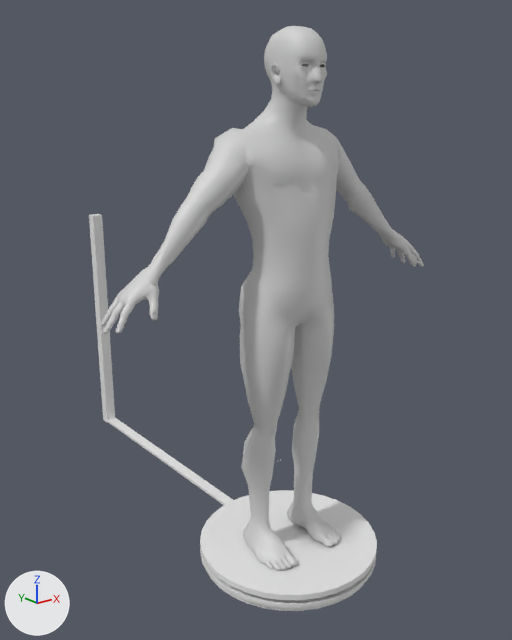
The Blender file Models/Model.blend: old version first, new version second.
Camera for both pictures: a 50 mm lens placed at (-2.84, -3.19, 3.02), pointed at (0.28, 0.7, 1.46). The lights are fixed; the arrows at lower left show +X, +Y and +Z.

In view in the first picture: 'BaseMesh_Man_Simple_Body', 'camera platform', 'extension arm', 'platform', 'ring bearing'.
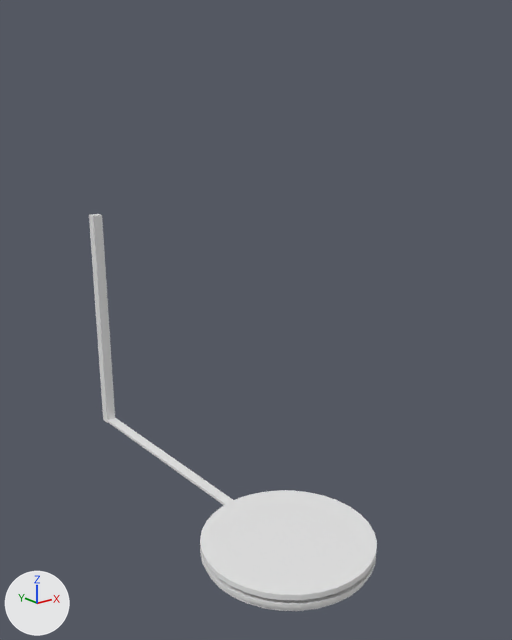
Boxes (x1, y1, x2, y2) around the edits, measured in the pictures (512 x 640 px):
'BaseMesh_Man_Simple_Body', hidden: before (100, 26, 424, 571)

What changed in the scene script:
```text
Change ob_basemesh_man_simple_body:
    add ob_basemesh_man_simple_body.hide_set(True)  # its collection is switched off
```
